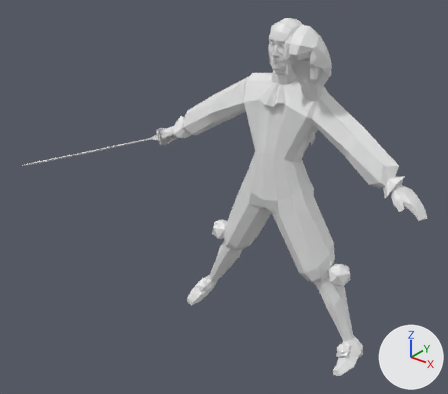
A saved change to the FBX model olliuikkasenmiekkailupeli/Assets/ImportedAssets/miekkailija_v2.fbx.
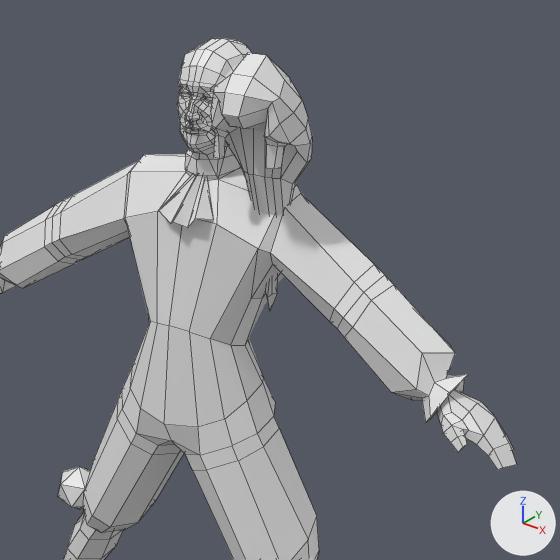
Old and new are each drawn whole from a camera (50 mm lens) standing at (1.677, -2.659, 1.425) and looking at (-0.123, -0.409, 0.03) and again close up on the part from 41% to 100% of the width and 0% to 67% of the height. Lighting does not change. The marker at lower right points along +X, +Y and +Z. The close-ups show mesh edges as thin lines. Where no turn or scale is listed for an object, it has been applied to the vertices.

In view in the first close-up: 'jalkapampula.R', 'kaulakoriste', 'peruuki', 'ruho'.
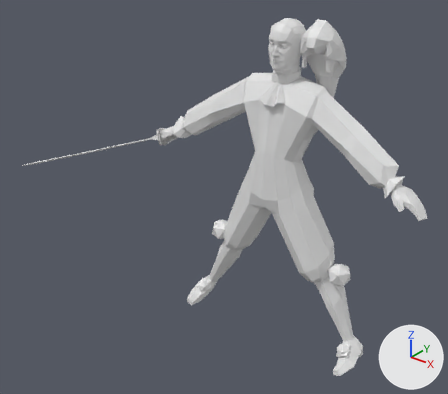
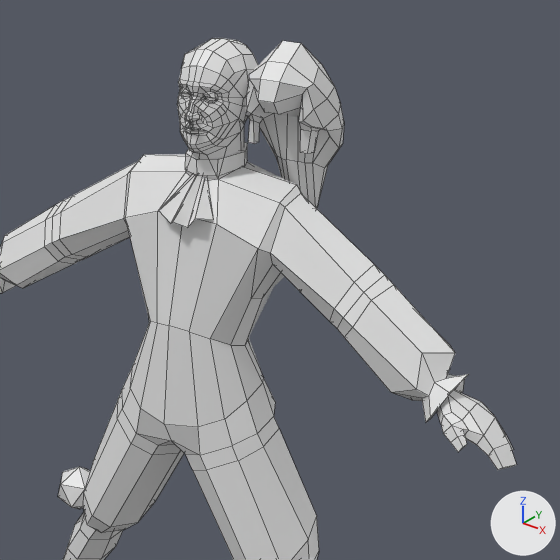
The newer file is also turned or shifted as a whole; pictures and numbers use the older file's frame.

Boxes [x1, y1, x2, y2] around the edits, measured in the close-ups (560 x 560 px):
```json
{"object": "peruuki", "change": "moved", "before": [210, 53, 312, 310], "after": [245, 41, 344, 209]}
```

The change, as JSON lines over the scene's bpy script:
```json
{"op": "set", "path": "ob_peruuki.location", "old": "(0.181, -0.228, 0.823)", "new": "(0.181, -0.087, 0.829)"}
```
